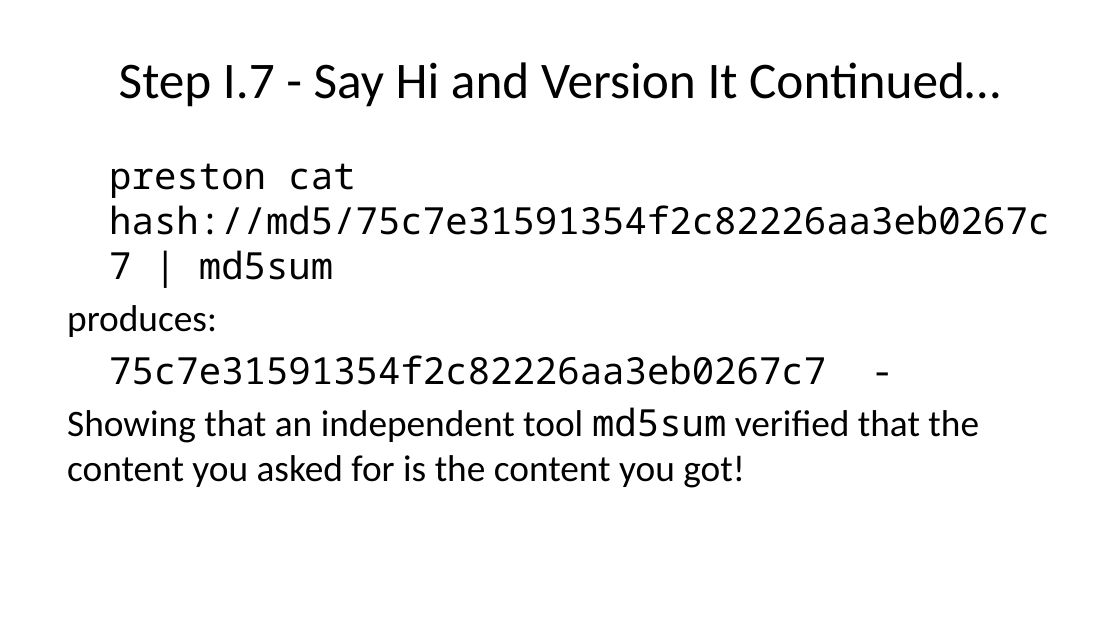
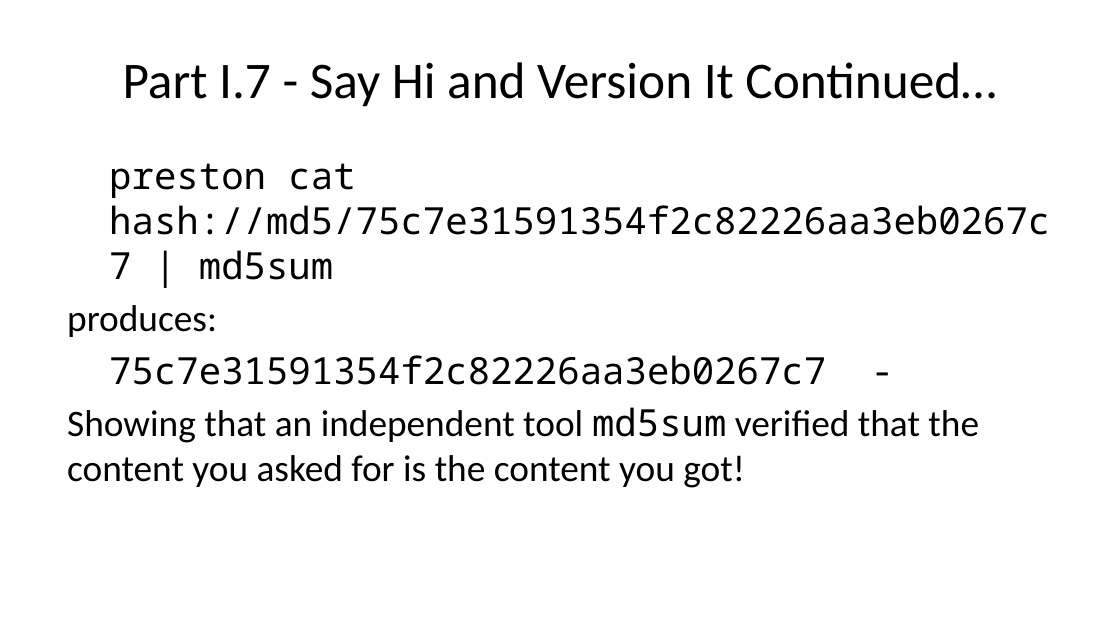
Before and after one commit to bat-literature/bat-literature.github.io, a slide deck: slide 18 of workshop.pptx. Drawn at 1120x630 pixels with LibreOffice and Linux fonts; fonts in the diff are those of the drawing. Boxes give left, top, right and bottom in pixels: in the first picture for what was removed or moved away, otherwise in the second. Text is boxed around its words. In the diff, an @@ line names an element or a change of style, - is before the commit and + after.

```diff
--- a/workshop.pptx
+++ b/workshop.pptx
@@ title at (123, 62, 996, 107): text changed @@
-Step I.7 - Say Hi and Version It Continued…
+Part I.7 - Say Hi and Version It Continued…
```
Also in this commit, not shown: 17 other slides changed, 3 other files.
